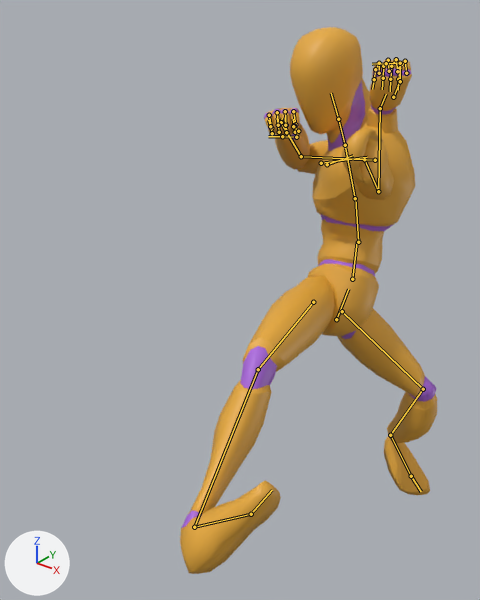
The glTF model public/models/quaternius/blender-kicks-core.glb: old version first, new version second.
Camera for both pictures: a camera (50 mm lens) standing at (0.72, -1.79, 1.74) and looking at (-0.37, -0.43, 0.9). Every picture has the same lights, and +X, +Y and +Z are marked at lower left. The picture after the commit comes second. Both versions are drawn at frame 9 of the action 'BF_LowKick_L'; the numbers are the values there. The bones that change, and the others that lie on the model, are drawn over the model as lines.

In view in the first picture: 'Mannequin'.
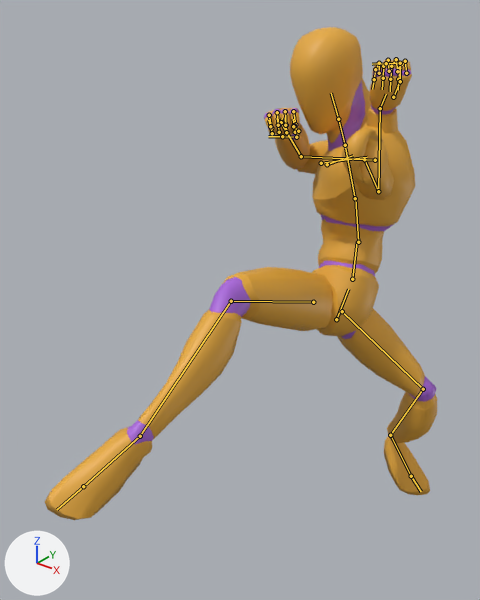
The edits, one by one:
Bone 'thigh_l' (bone_thigh_l) turns from (49, -56, -105) to (8, -54, -88) degrees about its own x, y and z.
Bone 'calf_l' (bone_calf_l) turns from (31, -26, -7) to (49, -23, -12) degrees about its own x, y and z.
Bone 'foot_l' (bone_foot_l) turns from (-37, -2, -60) to (82, -26, -22) degrees about its own x, y and z.

What differs and where, as boxes (x1, y1, x2, y2) in the pictures (480 x 600 px):
'Mannequin', posed (52% wider, 10% shorter)
    before: (180, 27, 437, 574)
    after: (45, 27, 437, 520)
bone 'thigh_l', root to tip
    before: (313, 302) to (258, 369)
    after: (313, 302) to (231, 301)
bone 'calf_l', root to tip
    before: (258, 369) to (194, 527)
    after: (231, 301) to (140, 436)
bone 'foot_l', root to tip
    before: (194, 527) to (251, 514)
    after: (140, 436) to (83, 486)
